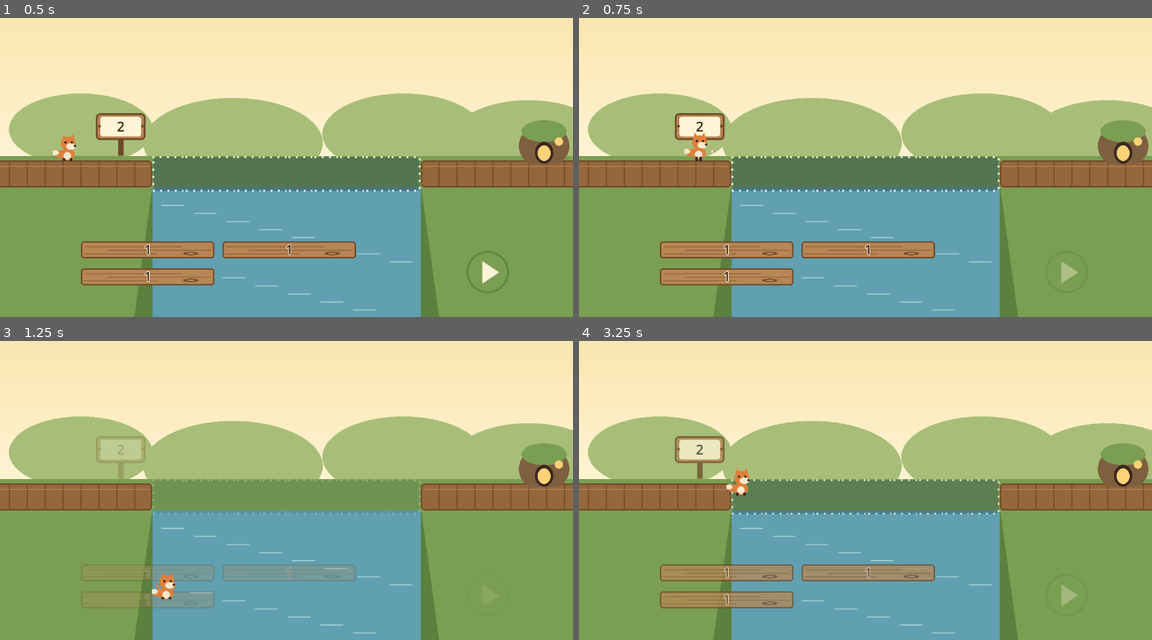
Above: before the commit, frames 1-4 (two rows, left to right).
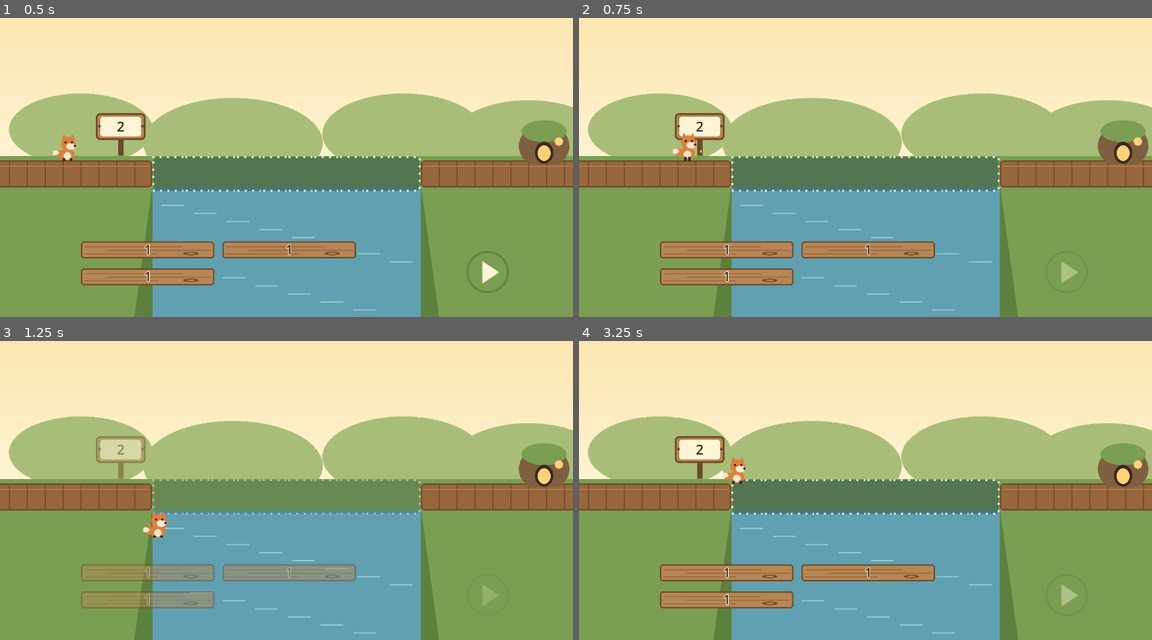
Above: after the commit, the same moments.

Repository: malioni/kids-math-game
Game: Godot game, scene res://scenes/worlds/forest_bridge/forest_bridge.tscn
The game is run twice, just before and just after one commit, with the same random seed, the same clock (stepped at 60 frames per second) and the same inputs.
Inputs (mouse positions are in pixels of both pictures, inside the frame that each line leads up to):
- Up to frame 1 (0.5 s): no input
- Up to frame 2 (0.75 s): click (1066, 272) at 0.5 s
- Up to frame 3 (1.25 s): no input
- Up to frame 4 (3.25 s): tap Enter at 1.25 s; move the mouse to (991, 463) at 1.27 s; hold Shift 1.28-2 s; click (991, 463) at 1.42 s; click (865, 478) at 2 s; click (1066, 595) at 2.75 s

Frame 1 is identical in both runs. In frame 2, 0.4% of the frame differs, in the area x 16-24%, y 38-48%; in frame 3, 1.4%, in the area x 16-74%, y 31-90%; in frame 4, 1.3%.

Commit message:
Fox falls where the planks run out, not at the bank edge
On a wrong answer the fox now walks across whatever planks are on the
bridge and steps off the end of the last one before falling. With an
empty bridge it falls at the bank edge.

- PlacementMechanic.get_bridge_end_position(): global end of the placed
  planks, computed from the placed total so in-flight tweens don't skew it
- ForestBridge tweens the fox to that point (walk_speed export, 500 px/s,
  matching walk_across), then plays bridge_collapse
- bridge_collapse now animates only Character:position:y, so the fall
  happens wherever the fox stands
- Track .uid files for the generator script and its test

Co-Authored-By: Claude Opus 5.5 <noreply@anthropic.com>
Claude-Session: https://claude.ai/code/session_01BYCyaA9jCe9h7P5NL8xAqU

Diff:
--- a/scenes/worlds/forest_bridge/forest_bridge.tscn
+++ b/scenes/worlds/forest_bridge/forest_bridge.tscn
@@ -182,17 +182,18 @@
 }
 
 [sub_resource type="Animation" id="Animation_smgvd"]
+length = 0.6
 tracks/0/type = "value"
 tracks/0/imported = false
 tracks/0/enabled = true
-tracks/0/path = NodePath("Character:position")
+tracks/0/path = NodePath("Character:position:y")
 tracks/0/interp = 1
 tracks/0/loop_wrap = true
 tracks/0/keys = {
-"times": PackedFloat32Array(0, 0.3, 0.8),
-"transitions": PackedFloat32Array(1, 2, 1),
-"update": 0,
-"values": [Vector2(150, 340), Vector2(360, 340), Vector2(380, 820)]
+"times": PackedFloat32Array(0, 0.5),
+"transitions": PackedFloat32Array(2, 1),
+"update": 0,
+"values": [340.0, 820.0]
 }
 tracks/1/type = "method"
 tracks/1/imported = false
@@ -201,12 +202,9 @@
 tracks/1/interp = 1
 tracks/1/loop_wrap = true
 tracks/1/keys = {
-"times": PackedFloat32Array(0, 0.3),
-"transitions": PackedFloat32Array(1, 1),
+"times": PackedFloat32Array(0),
+"transitions": PackedFloat32Array(1),
 "values": [{
-"args": [&"walk"],
-"method": &"play"
-}, {
 "args": [&"fall"],
 "method": &"play"
 }]
@@ -218,10 +216,10 @@
 tracks/2/interp = 1
 tracks/2/loop_wrap = true
 tracks/2/keys = {
-"times": PackedFloat32Array(0, 0.3, 0.8),
-"transitions": PackedFloat32Array(1, 1, 1),
-"update": 0,
-"values": [Color(1, 1, 1, 1), Color(1, 1, 1, 1), Color(1, 1, 1, 0)]
+"times": PackedFloat32Array(0, 0.5),
+"transitions": PackedFloat32Array(1, 1),
+"update": 0,
+"values": [Color(1, 1, 1, 1), Color(1, 1, 1, 0)]
 }
 
 [sub_resource type="Animation" id="Animation_g1bp4"]
--- a/scripts/mechanics/placement_mechanic.gd
+++ b/scripts/mechanics/placement_mechanic.gd
@@ -94,6 +94,12 @@
 	return _target_length - get_placed_total()
 
 
+## Returns the global position where the placed planks end (the left bank edge if none).
+## Uses the placed total rather than plank nodes, which may still be tweening into place.
+func get_bridge_end_position() -> Vector2:
+	return to_global(Vector2(-bridge_width / 2.0 + get_placed_total() * _unit_px, 0.0))
+
+
 ## Returns every plank, in the pile and on the bridge.
 func get_planks() -> Array[Node]:
 	return _plank_source.get_children() + _placed_planks.get_children()
--- a/scripts/worlds/forest_bridge.gd
+++ b/scripts/worlds/forest_bridge.gd
@@ -3,8 +3,14 @@
 ## Emitted when the player completes all levels in this world.
 signal world_complete
 
+# How far past the last plank the fox steps before falling, so it visibly walks off the end.
+const _STEP_OFF_PX := 12.0
+
 ## Seconds the celebration plays at home before the next level loads.
 @export var celebrate_duration: float = 1.5
+## Fox walking speed, in px/s, onto a too-short bridge before it falls.
+## Matches walk_across, which covers 1000 px in 2 s.
+@export var walk_speed: float = 500.0
 ## Seed for puzzle generation. 0 picks a random seed, so every run gets different puzzles.
 @export var puzzle_seed: int = 0
 
@@ -64,9 +70,21 @@
 
 func _on_incorrect() -> void:
 	_mechanic.set_interactive(false)
+	await _walk_to_bridge_end()
 	_anim.play("bridge_collapse")
 	await _anim.animation_finished
 	_retry_prompt.visible = true
+
+
+func _walk_to_bridge_end() -> void:
+	var end_x: float = to_local(_mechanic.get_bridge_end_position()).x + _STEP_OFF_PX
+	var distance: float = end_x - _character.position.x
+	if distance <= 0.0:
+		return
+	_character.play("walk")
+	var tween := create_tween()
+	tween.tween_property(_character, "position:x", end_x, distance / walk_speed)
+	await tween.finished
 
 
 func _on_retry_pressed() -> void:
--- a/tests/test_forest_bridge.gd
+++ b/tests/test_forest_bridge.gd
@@ -34,6 +34,7 @@
 	var world: Node2D = SCENE.instantiate()
 	world.celebrate_duration = 0.01
 	world.puzzle_seed = _SEED
+	world.walk_speed = 50000.0
 	world.get_node("AnimationPlayer").speed_scale = _ANIM_SPEED
 	return world
 
@@ -213,3 +214,32 @@
 	_fill_and_confirm(world.get_node("BridgeLayer/PlacementMechanic"))
 	await wait_seconds(_SETTLE)
 	assert_eq(SaveManager.load_progress("forest"), 1)
+
+
+func test_forest_bridge_incorrect_fox_falls_where_planks_end() -> void:
+	var character: Node2D = _world.get_node("Character")
+	_drop_one_short_and_confirm(_mechanic)
+	var end_x: float = _world.to_local(_mechanic.get_bridge_end_position()).x
+	await wait_seconds(_SETTLE)
+	assert_almost_eq(character.position.x, end_x + 12.0, 0.5)
+	assert_gt(character.position.y, 700.0)
+
+
+func test_forest_bridge_incorrect_on_empty_bridge_falls_at_bank_edge() -> void:
+	var character: Node2D = _world.get_node("Character")
+	var bank_edge_x: float = _world.to_local(_mechanic.to_global(Vector2(-300, 0))).x
+	_mechanic.confirm()
+	await wait_seconds(_SETTLE)
+	assert_almost_eq(character.position.x, bank_edge_x + 12.0, 0.5)
+
+
+func test_forest_bridge_fox_does_not_fall_before_reaching_plank_end() -> void:
+	var world: Node2D = _make_world()
+	world.walk_speed = 500.0
+	add_child_autofree(world)
+	var mechanic: Node2D = world.get_node("BridgeLayer/PlacementMechanic")
+	var character: Node2D = world.get_node("Character")
+	_drop_one_short_and_confirm(mechanic)
+	await wait_seconds(0.1)
+	assert_eq(character.position.y, 340.0)
+	assert_ne(world.get_node("AnimationPlayer").current_animation, "bridge_collapse")
--- a/tests/test_placement_mechanic.gd
+++ b/tests/test_placement_mechanic.gd
@@ -207,3 +207,9 @@
 	m.go_texture = tex
 	add_child_autofree(m)
 	assert_eq(m.get_node("GoButton").texture_normal, tex)
+
+
+func test_placement_mechanic_bridge_end_position_moves_with_placed_planks() -> void:
+	assert_eq(mechanic.to_local(mechanic.get_bridge_end_position()), Vector2(-300, 0))
+	_drop_on_gap(_plank(3))
+	assert_eq(mechanic.to_local(mechanic.get_bridge_end_position()), Vector2(-300 + 180, 0))
Not shown, added: scripts/mechanics/plank_puzzle_generator.gd.uid
Not shown, added: tests/test_plank_puzzle_generator.gd.uid
